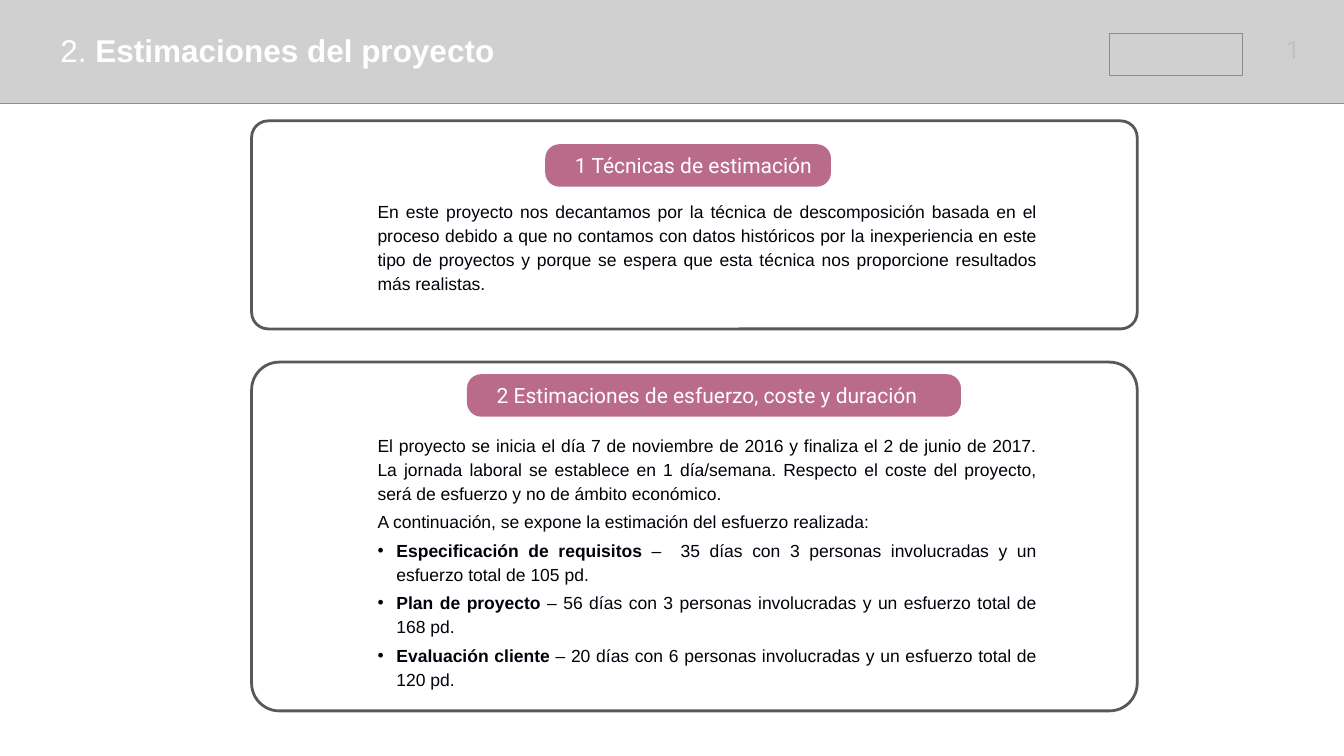
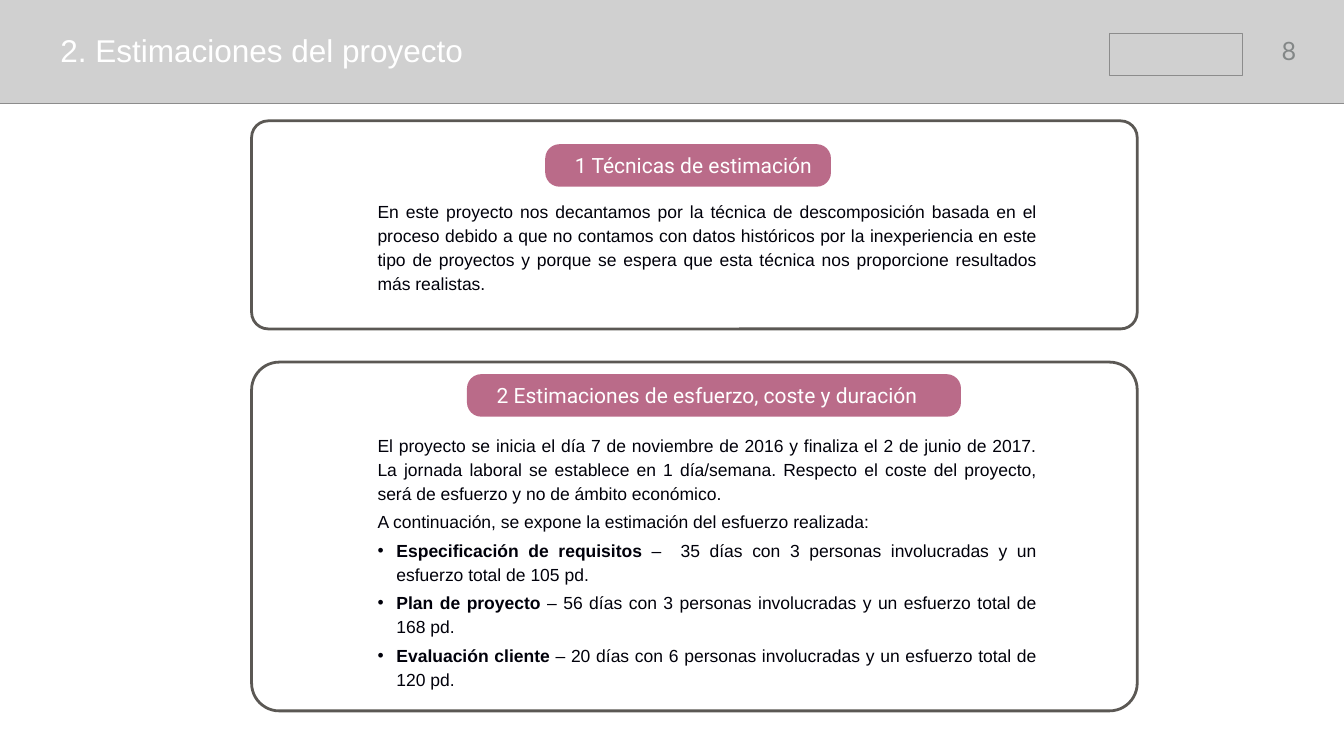
Before and after one commit to samusolo/iDoctor, a slide deck: slide 8 of Plan de proyecto.pptx. Drawn at 1344x756 pixels with LibreOffice and Linux fonts; fonts in the diff are those of the drawing; grey boxes stand for pictures. Boxes give left, top, right and bottom in pixels: in the first picture for what was removed or moved away, otherwise in the second. Text is boxed around its words. In the diff, an @@ line names an element or a change of style, - is before the commit and + after.

Commit message:
Traspas Plan de Proyecto
Continuación Tema 3

```diff
--- a/Plan de proyecto.pptx
+++ b/Plan de proyecto.pptx
@@ text "2. Estimaciones del proyecto" at box(60, 40, 463, 68): bold off @@
@@ page number added at box(1282, 42, 1297, 60), 36 pt, text #838787 @@
+8
```
Also in this commit, not shown: 19 other slides changed, 2 slides added.
